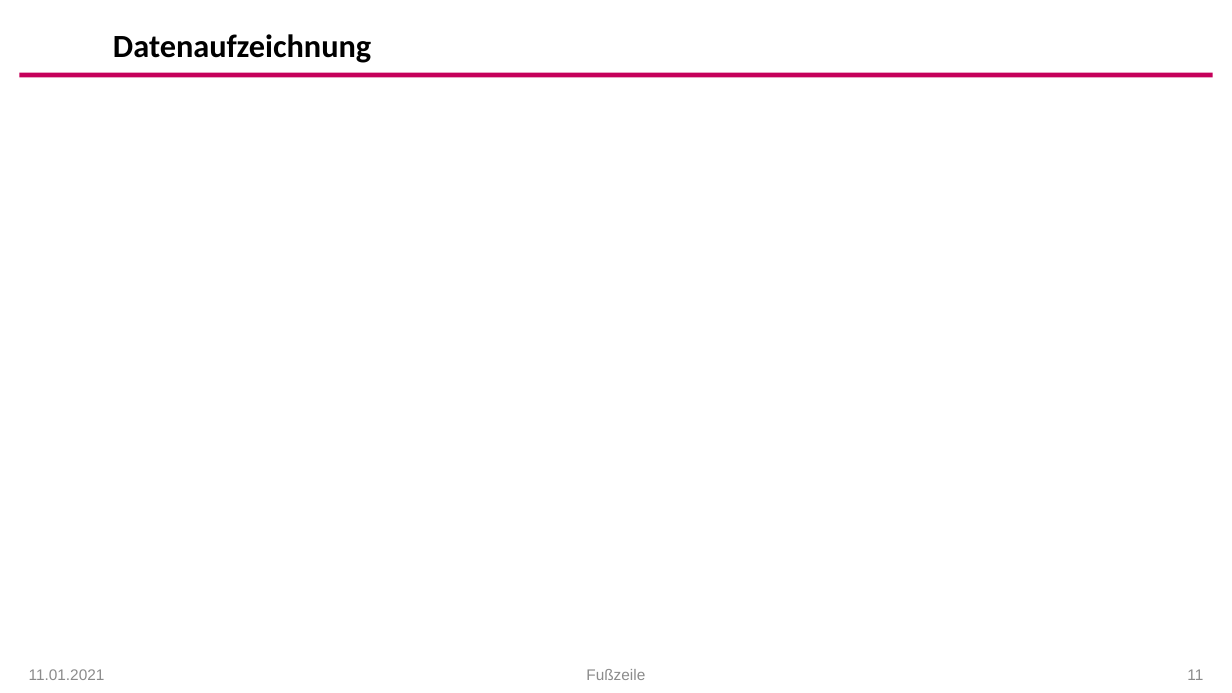
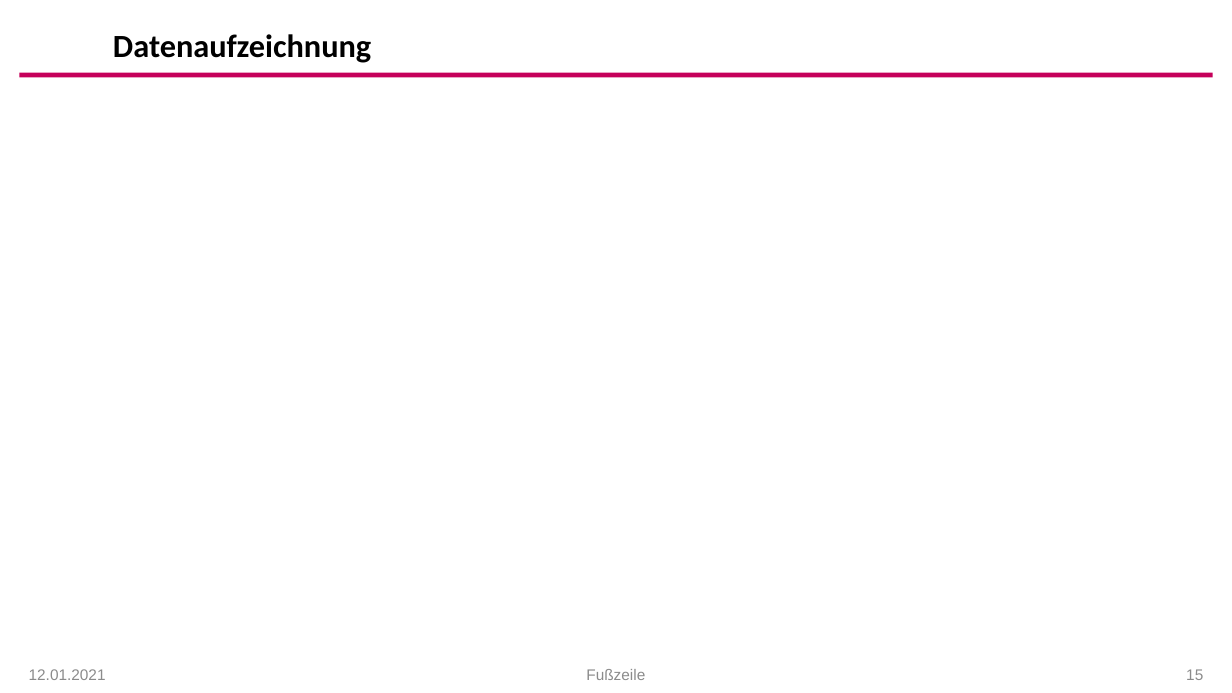
Before and after one commit to arehmer/DigitalTwinInjectionMoulding, a slide deck: slide 15 of Präsentationen/Kick-Off_Agenda.pptx (slide 11 before the commit). Drawn at 1232x693 pixels with LibreOffice and Linux fonts; fonts in the diff are those of the drawing; background and template pictures are left out. Boxes give left, top, right and bottom in pixels: in the first picture for what was removed or moved away, otherwise in the second. Text is boxed around its words. In the diff, an @@ line names an element or a change of style, - is before the commit and + after.

```diff
--- a/Präsentationen/Kick-Off_Agenda.pptx
+++ b/Präsentationen/Kick-Off_Agenda.pptx
@@ text at (x1=29, y1=669, x2=106, y2=680): text changed @@
-11.01.2021
+12.01.2021
@@ page number at (x1=1186, y1=669, x2=1203, y2=680): text changed @@
-11
+15
```
Also in this commit, not shown: 12 other slides changed, 6 slides added.
